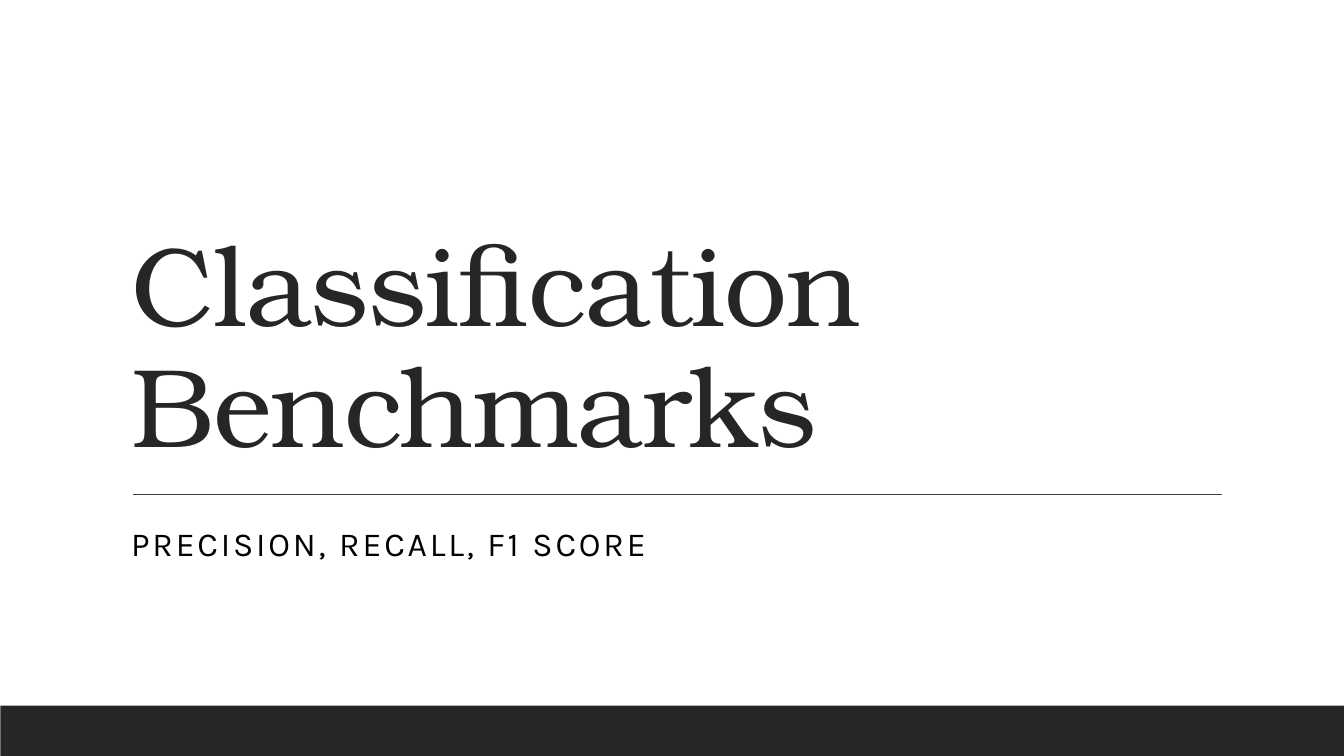
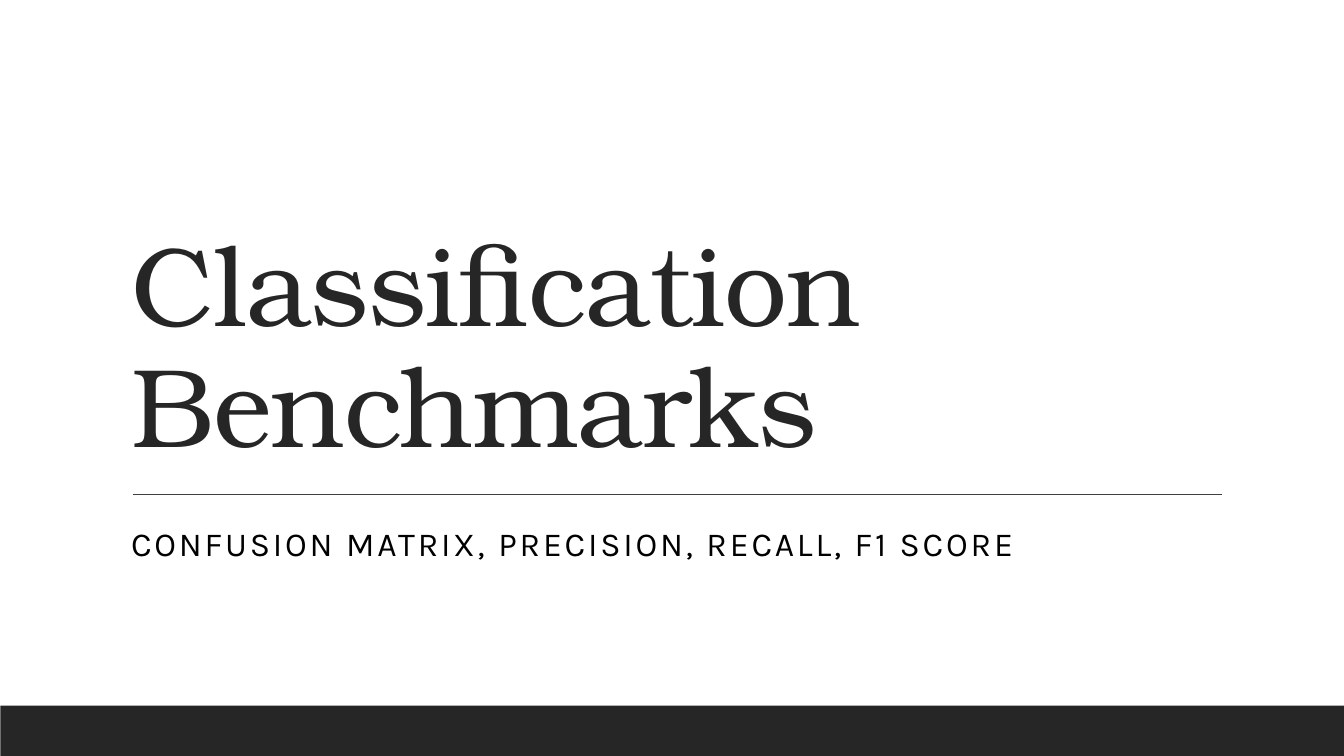
Before and after one commit to landonbuell/Convolutional-Neural-Networks, a slide deck: slide 2 of Presentations/14_02_2020/Evaluating Benchmarks for SGD Classifier.pptx. Drawn at 1344x756 pixels with LibreOffice and Linux fonts; fonts in the diff are those of the drawing. Boxes give left, top, right and bottom in pixels: in the first picture for what was removed or moved away, otherwise in the second. Text is boxed around its words. In the diff, an @@ line names an element or a change of style, - is before the commit and + after.

```diff
--- a/Presentations/14_02_2020/Evaluating Benchmarks for SGD Classifier.pptx
+++ b/Presentations/14_02_2020/Evaluating Benchmarks for SGD Classifier.pptx
@@ text at (131,534,1013,560): text changed @@
-PRECISION, RECALL, F1 SCORE
+CONFUSION MATRIX, PRECISION, RECALL, F1 SCORE
```
Also in this commit, not shown: 3 other slides changed, 3 slides added, 1 other file.
